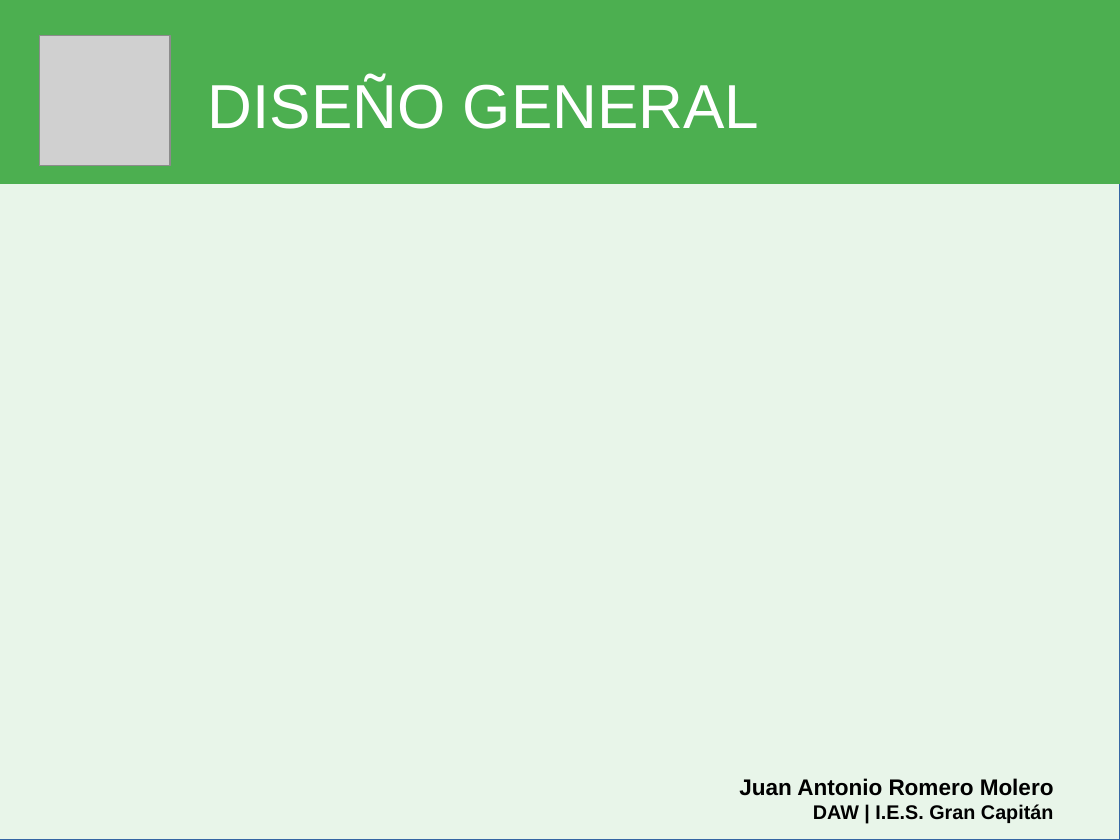
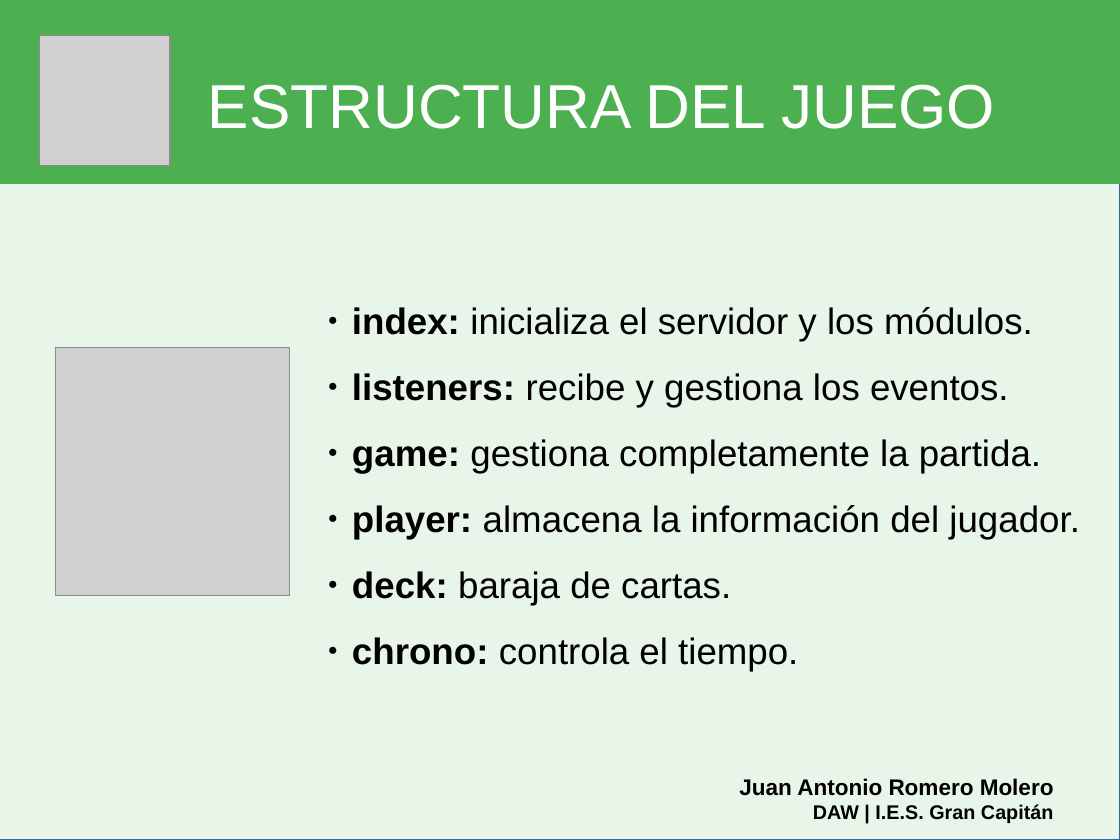
Before and after one commit to DptoInformaticaIESGranCapitan/JaRomero95-brisca-online, a slide deck: slide 12 of ppt/ppt.odp (slide 15 before the commit). Drawn at 1120x840 pixels with LibreOffice and Linux fonts; fonts in the diff are those of the drawing; grey boxes stand for pictures. Boxes give left, top, right and bottom in pixels: in the first picture for what was removed or moved away, otherwise in the second. Text is boxed around its words. In the diff, an @@ line names an element or a change of style, - is before the commit and + after.

```diff
--- a/ppt/ppt.odp
+++ b/ppt/ppt.odp
@@ title at <box>208,84,995,129</box>: text changed @@
-DISEÑO GENERAL
+ESTRUCTURA DEL JUEGO
@@ subtitle added at <box>352,307,1079,671</box>, 26 pt, text #000000 @@
+● index: inicializa el servidor y los módulos.
+● listeners: recibe y gestiona los eventos.
+● game: gestiona completamente la partida.
+● player: almacena la información del jugador.
+● deck: baraja de cartas.
+● chrono: controla el tiempo.
@@ picture added at <box>56,349,290,597</box> @@
```
Also in this commit, not shown: 3 other slides changed, 2 slides added.
